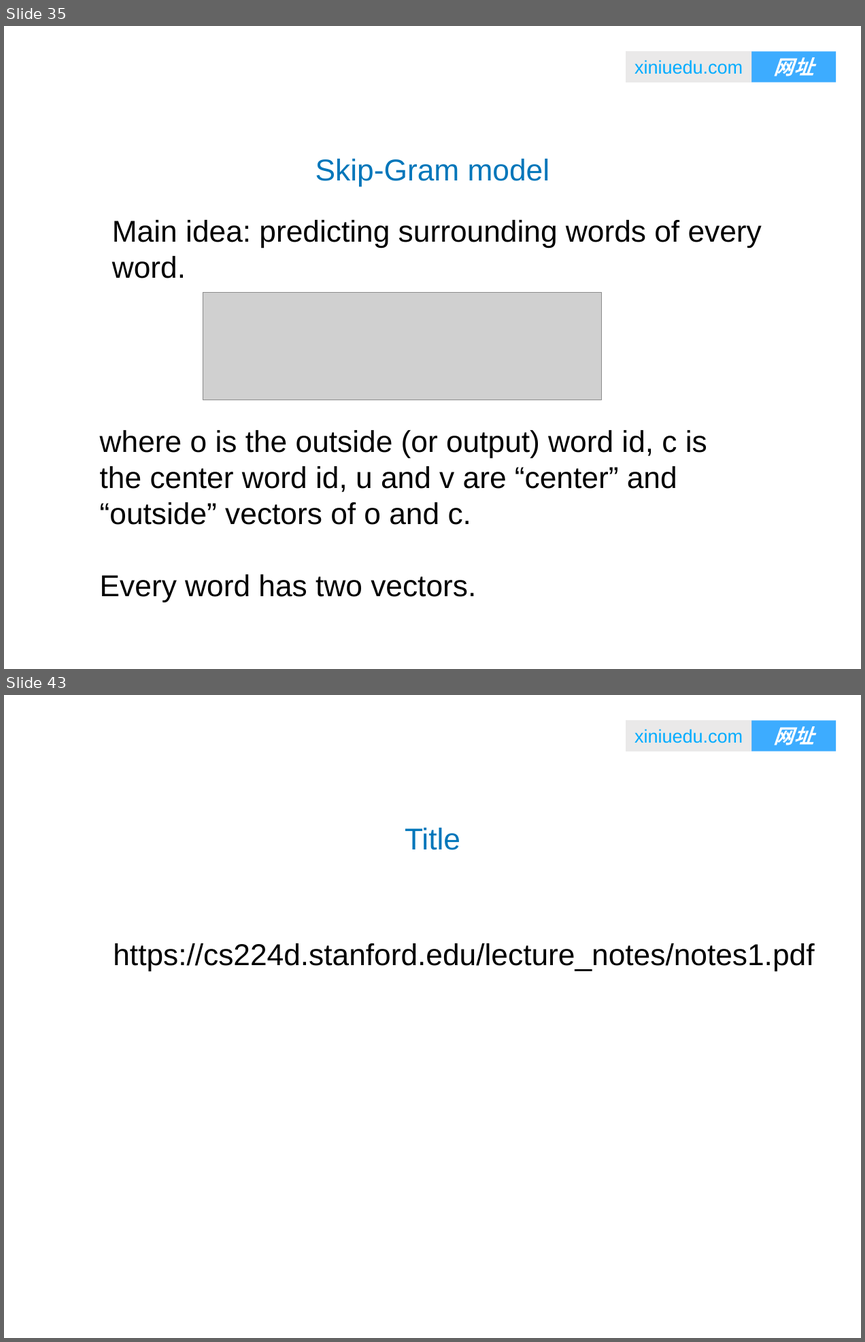
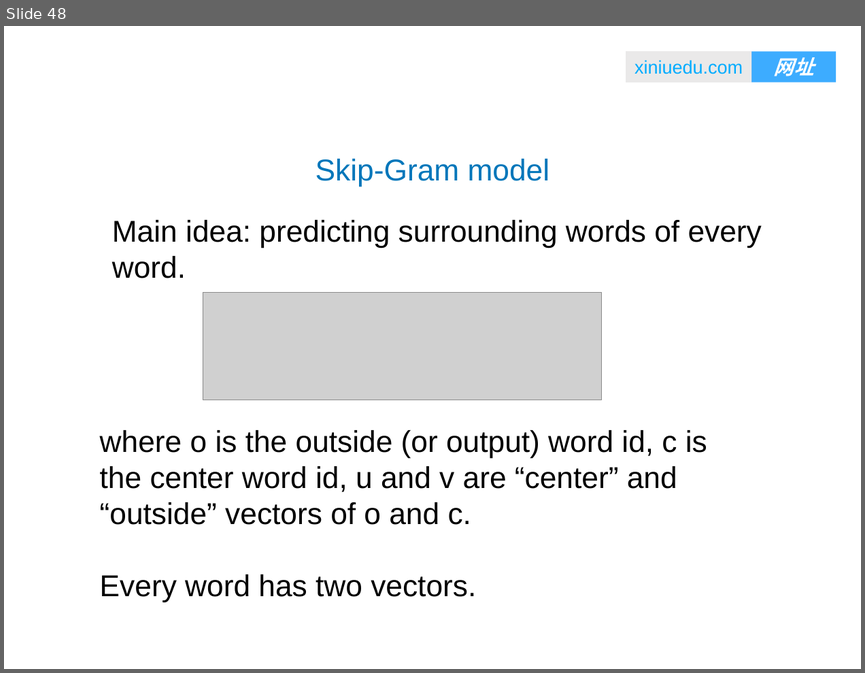
Before and after one commit to ZeweiChu/NLP-course, a slide deck: word2vec.ppt. Shown one above the other, each under a label of ours: slides 35 and 43 before the commit, slide 48 after it; the slides between them are not shown. The pictures are 865x1342 and 865x673 pixels, drawn with LibreOffice and Linux fonts; fonts in the diff are those of the drawing; grey boxes stand for pictures; background and template pictures are left out. Boxes give left, top, right and bottom in pixels: in the first picture for what was removed or moved away, otherwise in the second. Text is boxed around its words. In the diff, an @@ line names an element or a change of style, - is before the commit and + after.

```diff
--- a/word2vec.ppt
+++ b/word2vec.ppt
@@ slide 43 removed at <box>4,695,861,1338</box>, background #FFFFFF; not listed: 3 template elements that a slide beside it also shows @@
@@ text removed at <box>405,828,460,850</box> @@
-Title
@@ text removed at <box>113,943,814,971</box> @@
-https://cs224d.stanford.edu/lecture_notes/notes1.pdf
@@ what was slide 35 is now slide 48 @@
```
Also in this commit, not shown: 3 slides changed, 10 slides added, 11 other slides removed, 1 other file.
